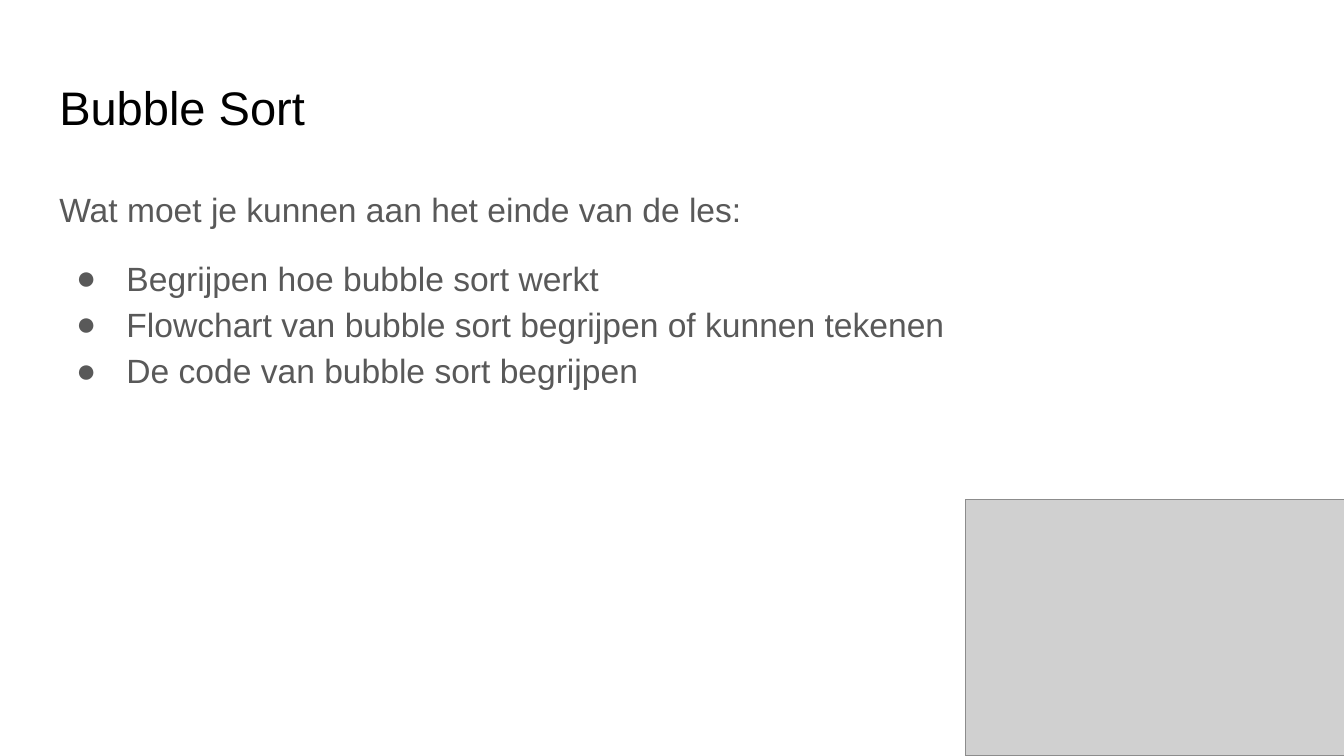
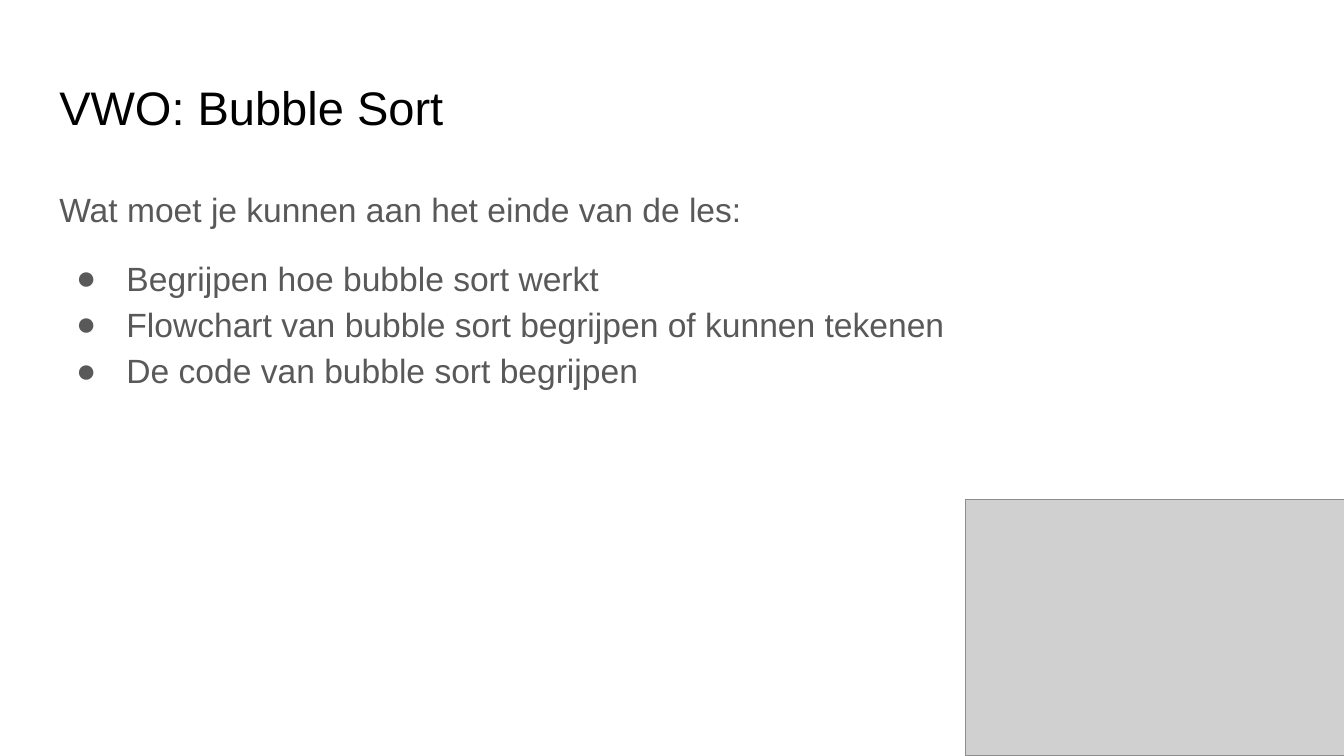
Before and after one commit to emmauscollege/emmauscollege.github.io, a slide deck: slide 9 of methode/static/theorie/algoritmen/T4.4.pptx. Drawn at 1344x756 pixels with LibreOffice and Linux fonts; fonts in the diff are those of the drawing; grey boxes stand for pictures. Boxes give left, top, right and bottom in pixels: in the first picture for what was removed or moved away, otherwise in the second. Text is boxed around its words. In the diff, an @@ line names an element or a change of style, - is before the commit and + after.

```diff
--- a/methode/static/theorie/algoritmen/T4.4.pptx
+++ b/methode/static/theorie/algoritmen/T4.4.pptx
@@ title at [59, 91, 443, 126]: text changed @@
-Bubble Sort
+VWO: Bubble Sort
```
Also in this commit, not shown: 5 other slides changed, 2 other files.
